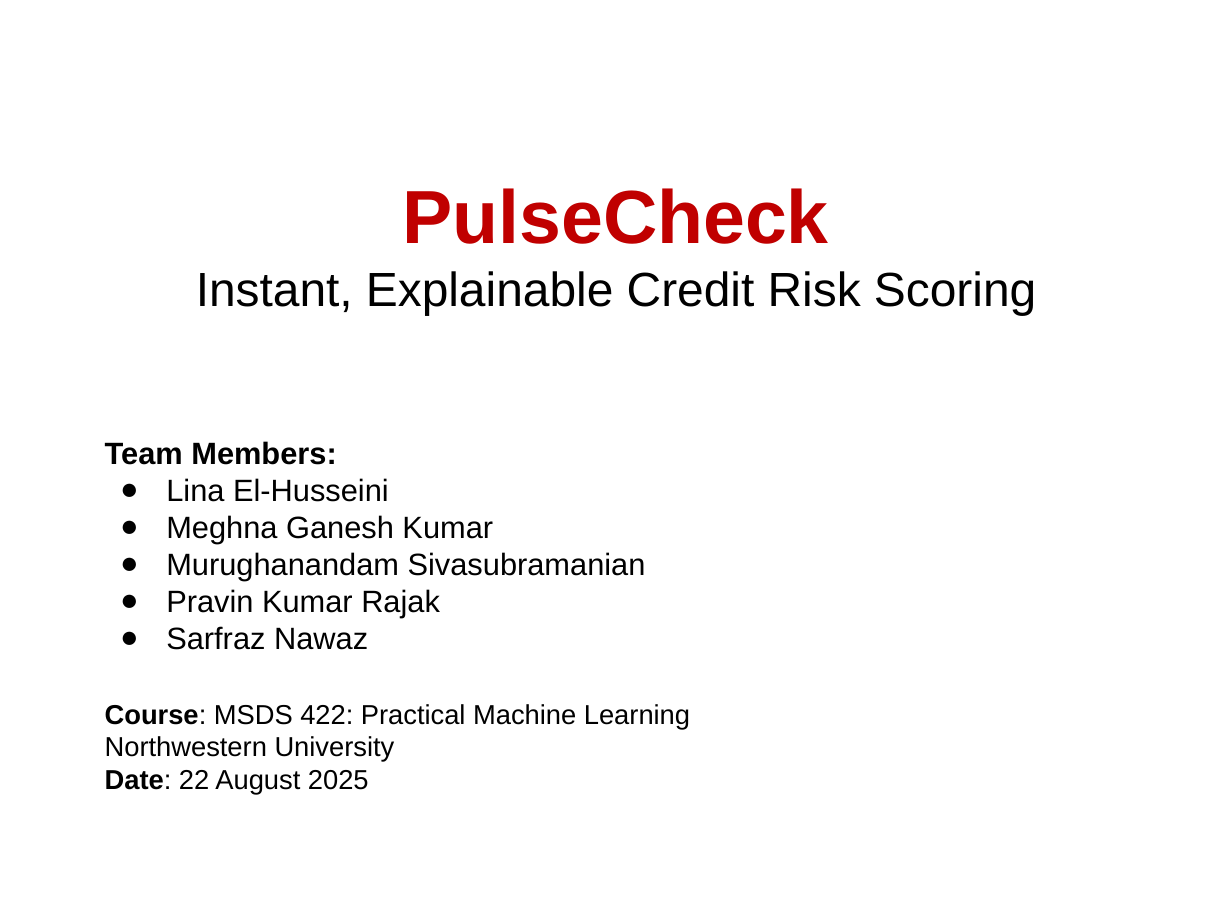
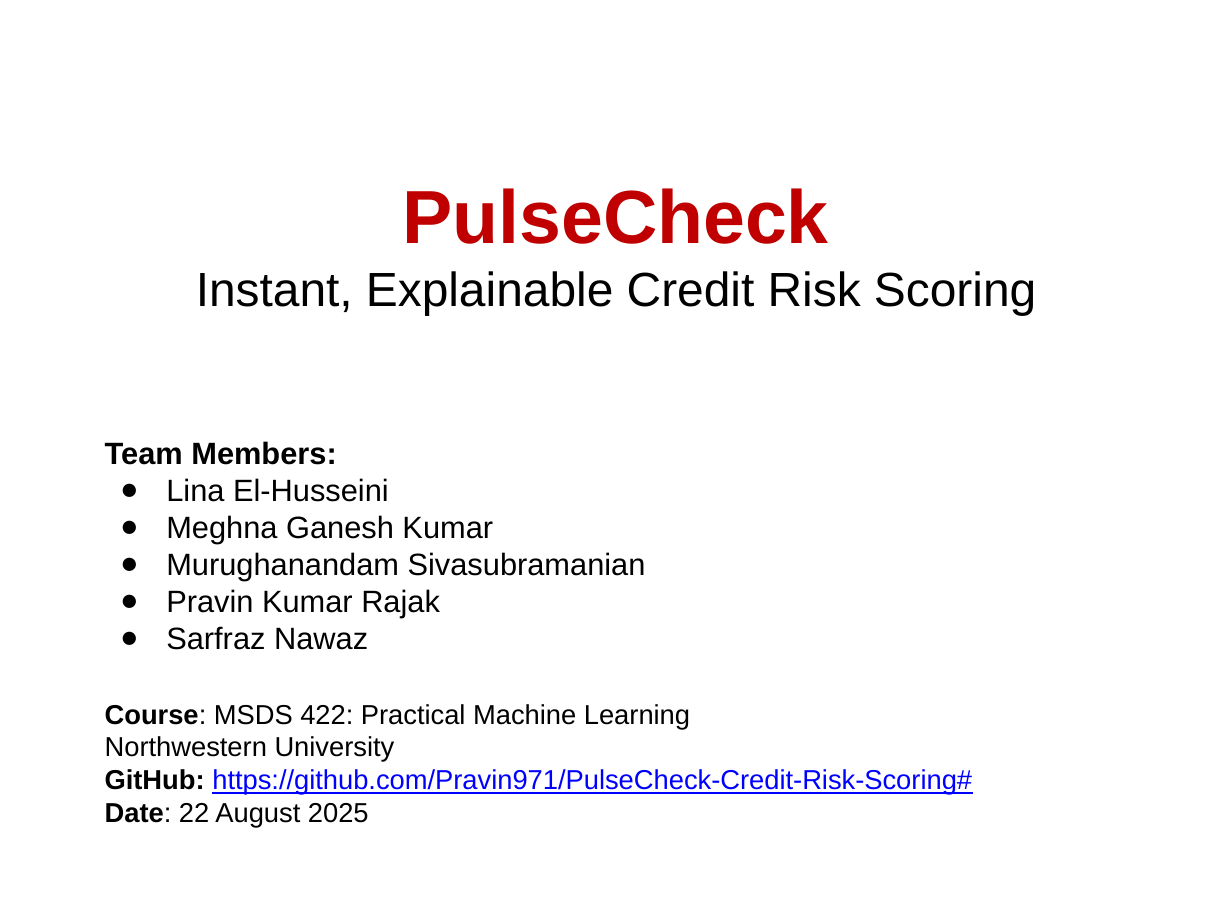
Before and after one commit to Pravin971/PulseCheck-Credit-Risk-Scoring, a slide deck: slide 1 of Credit_Risk_Project_Presentation.pptx. Drawn at 1232x924 pixels with LibreOffice and Linux fonts; fonts in the diff are those of the drawing. Boxes give left, top, right and bottom in pixels: in the first picture for what was removed or moved away, otherwise in the second. Text is boxed around its words. In the diff, an @@ line names an element or a change of style, - is before the commit and + after.

```diff
--- a/Credit_Risk_Project_Presentation.pptx
+++ b/Credit_Risk_Project_Presentation.pptx
@@ text at [105,769,972,795]: paragraph added @@
+GitHub: https://github.com/Pravin971/PulseCheck-Credit-Risk-Scoring#
```
Also in this commit, not shown: 8 other slides changed, 11 other files.
